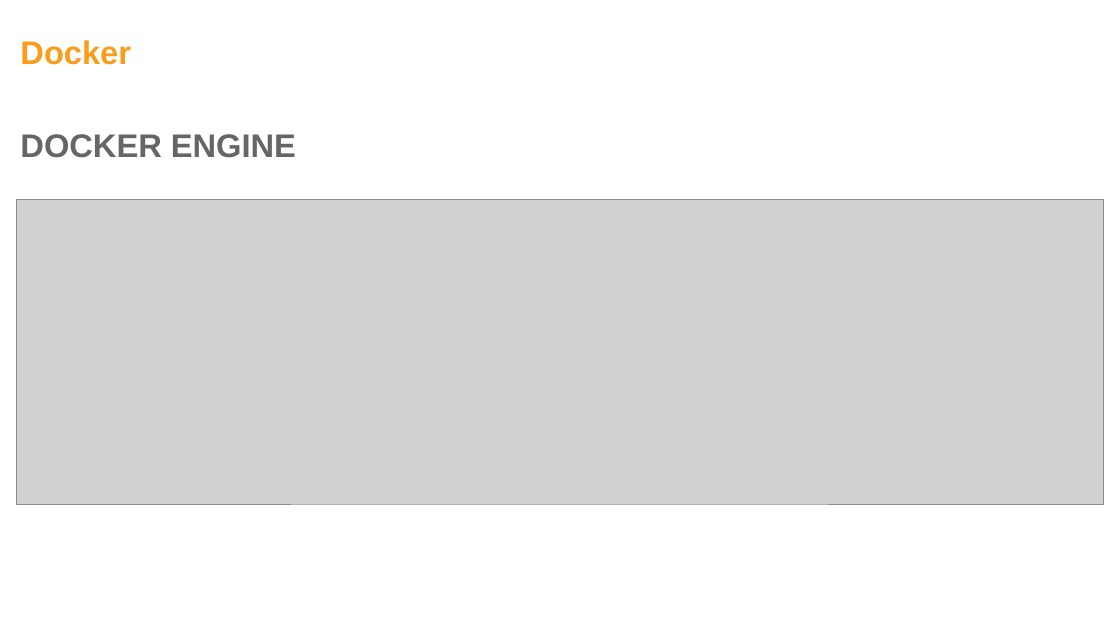
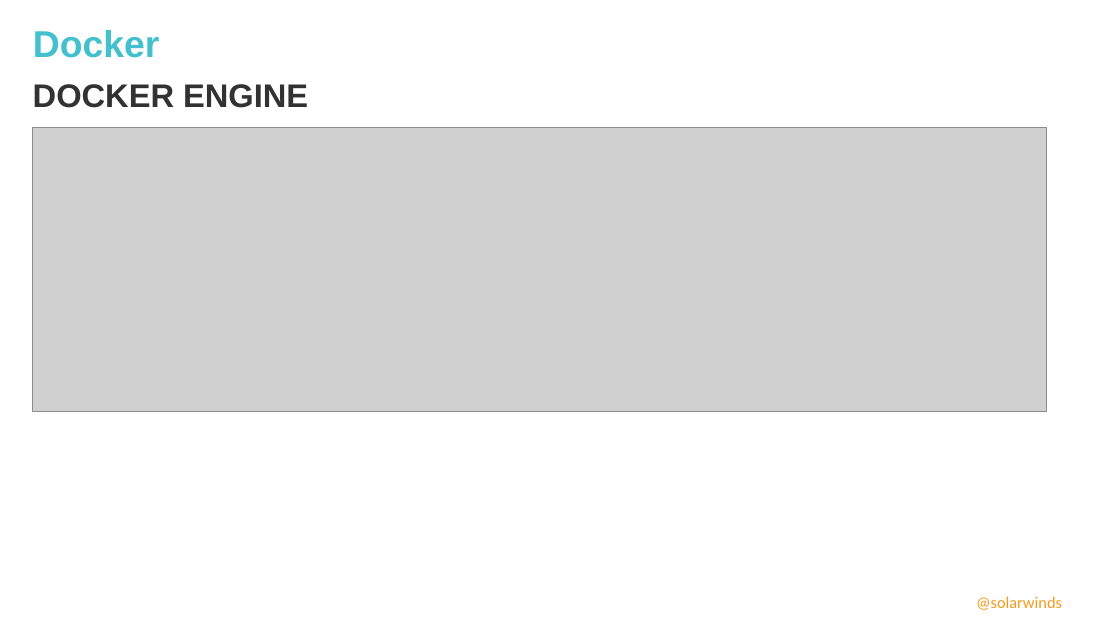
Before and after one commit to ivoklimsa/DockerVSB, a slide deck: slide 13 of ppt/DockerWorkshopVSB.pptx. Drawn at 1120x630 pixels with LibreOffice and Linux fonts; fonts in the diff are those of the drawing; grey boxes stand for pictures; background and template pictures are left out. Boxes give left, top, right and bottom in pixels: in the first picture for what was removed or moved away, otherwise in the second. Text is boxed around its words. In the diff, an @@ line names an element or a change of style, - is before the commit and + after.

Commit message:
Lab-2 Layers fix using different image ppt new template agenda tweak Dockerfile for example +gitignore

```diff
--- a/ppt/DockerWorkshopVSB.pptx
+++ b/ppt/DockerWorkshopVSB.pptx
@@ title "Docker": place and size @@
-title "Docker" at [20,40,131,65]
+title "Docker" at [33,30,160,58]
@@ title "Docker" at [33,30,160,58]: size 28 to 32 pt, text colour #F99D1C to #42C0CE; line spacing 0.9 to 1 @@
@@ text "DOCKER ENGINE": place and size @@
-text "DOCKER ENGINE" at [20,134,296,158]
+text "DOCKER ENGINE" at [33,84,308,108]
@@ text "DOCKER ENGINE" at [33,84,308,108]: text colour #666666 to #323233 @@
@@ picture: place and size @@
-picture at [16,200,1103,504]
+picture at [33,128,1047,412]
@@ text added at [976,596,1062,610], 14 pt, text #F49B1C @@
+@solarwinds
```
Also in this commit, not shown: 14 other slides changed, 1 slide added, 5 other files.
